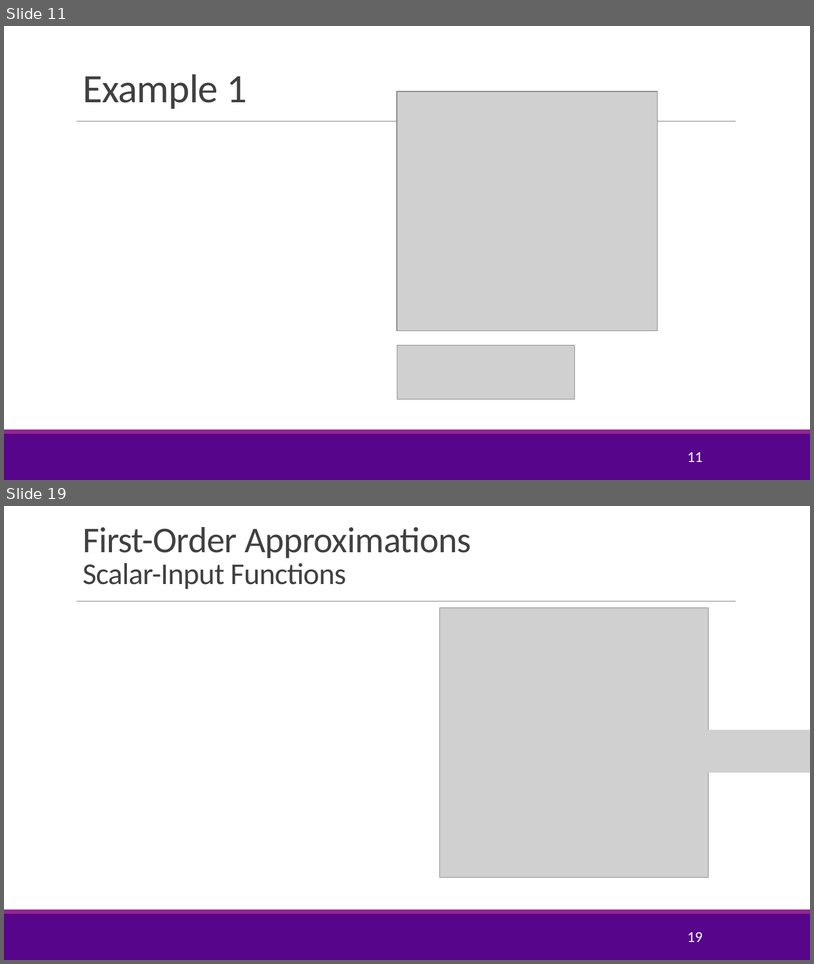
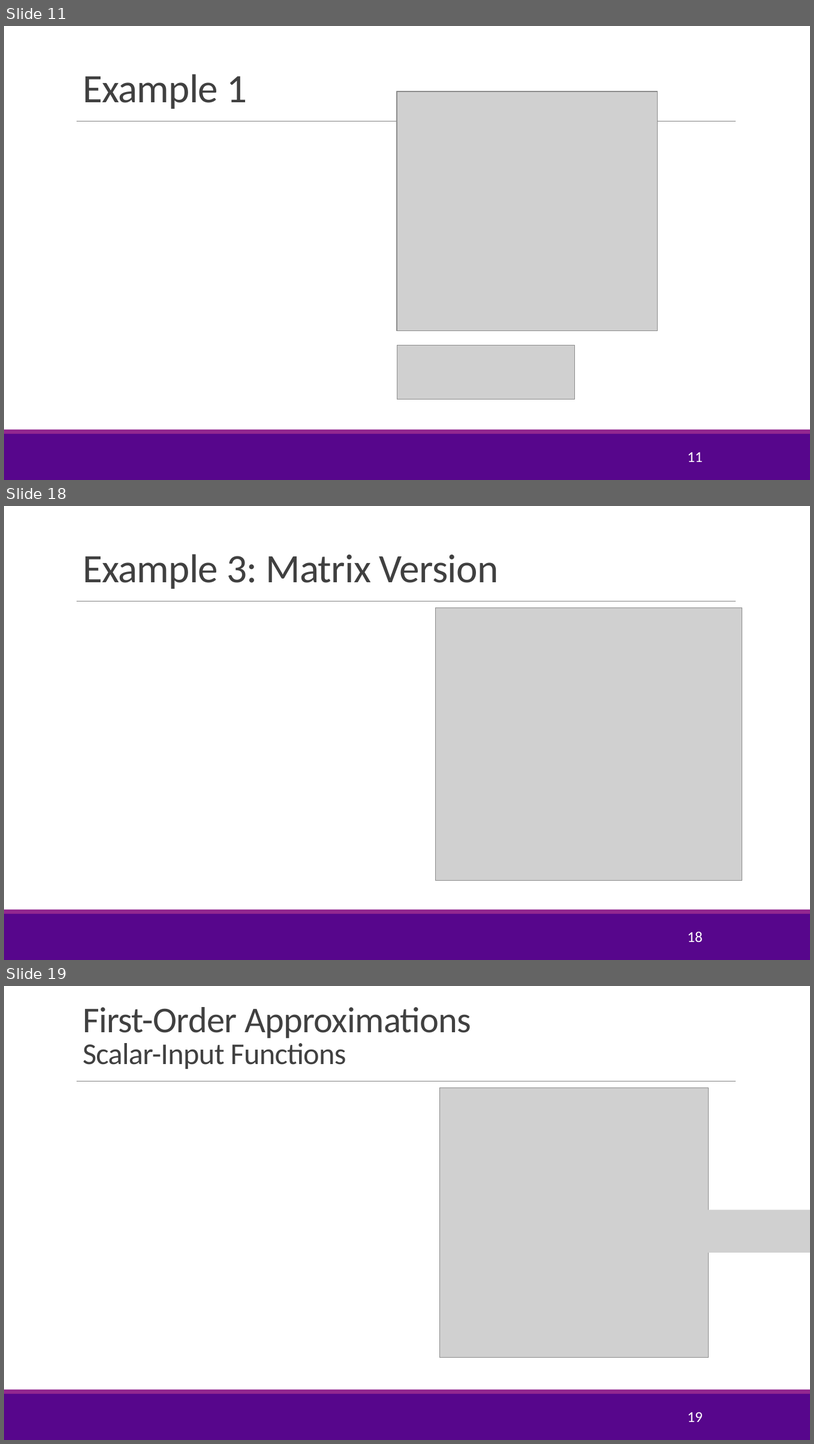
Before and after one commit to sdrangan/introml, a slide deck: lectures/Lect07_Optim.pptx. Shown one above the other, each under a label of ours: slides 11 and 19 before the commit, slides 11, 18 and 19 after it; the slides between them are not shown. The pictures are 814x964 and 814x1444 pixels, drawn with LibreOffice and Linux fonts; fonts in the diff are those of the drawing; grey boxes stand for pictures; background and template pictures are left out. Boxes give left, top, right and bottom in pixels: in the first picture for what was removed or moved away, otherwise in the second. Text is boxed around its words. In the diff, an @@ line names an element or a change of style, - is before the commit and + after.

```diff
--- a/lectures/Lect07_Optim.pptx
+++ b/lectures/Lect07_Optim.pptx
@@ slide 18 added at (4,506,810,960), background #FFFFFF; not listed: 3 template elements that a slide beside it also shows @@
@@ title added at (83,554,499,589), 48 pt, text #404040 @@
+Example 3: Matrix Version
@@ picture added at (436,607,743,880) @@
@@ page number added at (687,931,703,942), 18 pt, text #FFFFFF @@
+18
```
Also in this commit, not shown: 11 slides changed, 1 other slide added, 5 slides removed, 3 other files.
